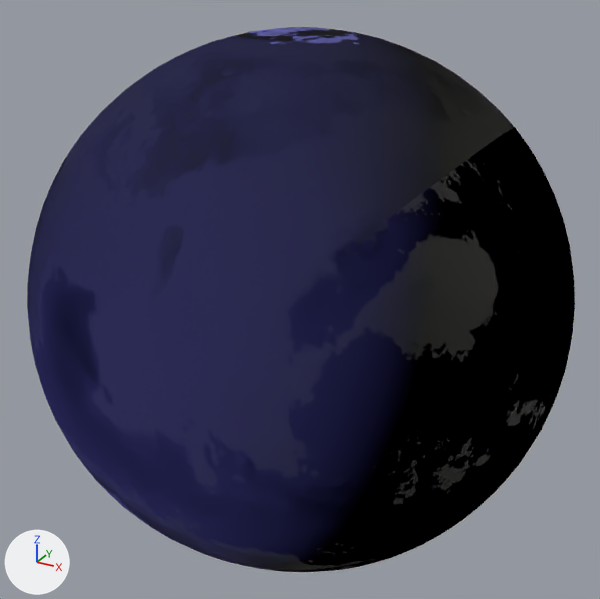
An edit to the glTF model client/public/models/mars.gltf, drawn before and after from the same camera.
Both versions are drawn from a camera (50 mm lens) standing at (706.0, -1288.0, 642.0) and looking at (-2.0, -2.0, -1.0). Arrows for +X, +Y and +Z are at lower left; the lights stay in place.

The scene before the commit, as lines of its bpy script (objects in view):
```python
mat_default_obj_005 = bpy.data.materials.new('Default OBJ.005')
mat_default_obj_005.use_nodes = True; mat_default_obj_005.node_tree.nodes.clear()
_N = mat_default_obj_005.node_tree.nodes; _L = mat_default_obj_005.node_tree.links
n0 = _N.new('ShaderNodeBsdfPrincipled'); n0.name = 'Principled BSDF'
n0.inputs[2].default_value = 0.9  # 'Roughness'
n1 = _N.new('ShaderNodeOutputMaterial'); n1.name = 'Material Output'
n2 = _N.new('ShaderNodeTexImage'); n2.name = 'Image Texture'
n2.image = img_mars_img0_png
n3 = _N.new('ShaderNodeNormalMap'); n3.name = 'Normal Map'
n3.uv_map = 'UVMap'
n4 = _N.new('ShaderNodeTexImage'); n4.name = 'Image Texture.001'
n4.image = img_mars_img1_png
_L.new(n0.outputs[0], n1.inputs[0])  # 'BSDF' to 'Surface'
_L.new(n2.outputs[0], n0.inputs[0])  # 'Color' to 'Base Color'
_L.new(n3.outputs[0], n0.inputs[5])  # 'Normal' to 'Normal'
_L.new(n4.outputs[0], n3.inputs[1])  # 'Color' to 'Color'
me_mesh_0 = bpy.data.meshes.new('Mesh_0')
me_mesh_0.from_pydata(...)  # 1538 vertices, 3072 faces; spans x -500.0..500.0, y -500.0..500.0, z -497.0..497.0
me_mesh_0.materials.append(mat_default_obj_005)
ob_cube008 = bpy.data.objects.new('Cube008', me_mesh_0)
ob_cube008.location = (0.0, 0.0, 0.0)
```
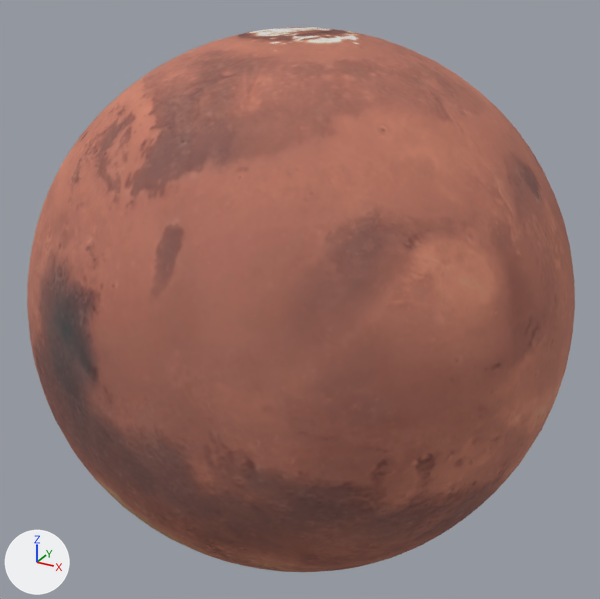
The change, as a list of edits to the scene's bpy script:
```text
Change img_mars_img0_png:
    img_mars_img0_png: load_image('mars_img0.png', 'mars_img0.png', 2048, 1536, 'sRGB') -> load_image('mars_norm.jpg', 'mars_img0.png', 2048, 1536, 'Non-Color')
Change img_mars_img1_png:
    img_mars_img1_png: load_image('mars_img1.png', 'mars_img1.png', 2048, 1536, 'Non-Color') -> load_image('mars_diff.jpg', 'mars_img1.png', 2048, 1536, 'sRGB')
Change mat_default_obj_005:
    where n2 = _N.new('ShaderNodeTexImage'); n2.name = 'Image Texture'
    n2.image: img_mars_img0_png -> img_mars_img1_png
    where n4 = _N.new('ShaderNodeTexImage'); n4.name = 'Image Texture.001'
    n4.image: img_mars_img1_png -> img_mars_img0_png
```

Changed parts and their boxes (x1, y1, x2, y2) in the pictures (600 x 599 px):
'Cube008', surface changed: (27, 27, 575, 572) in both
